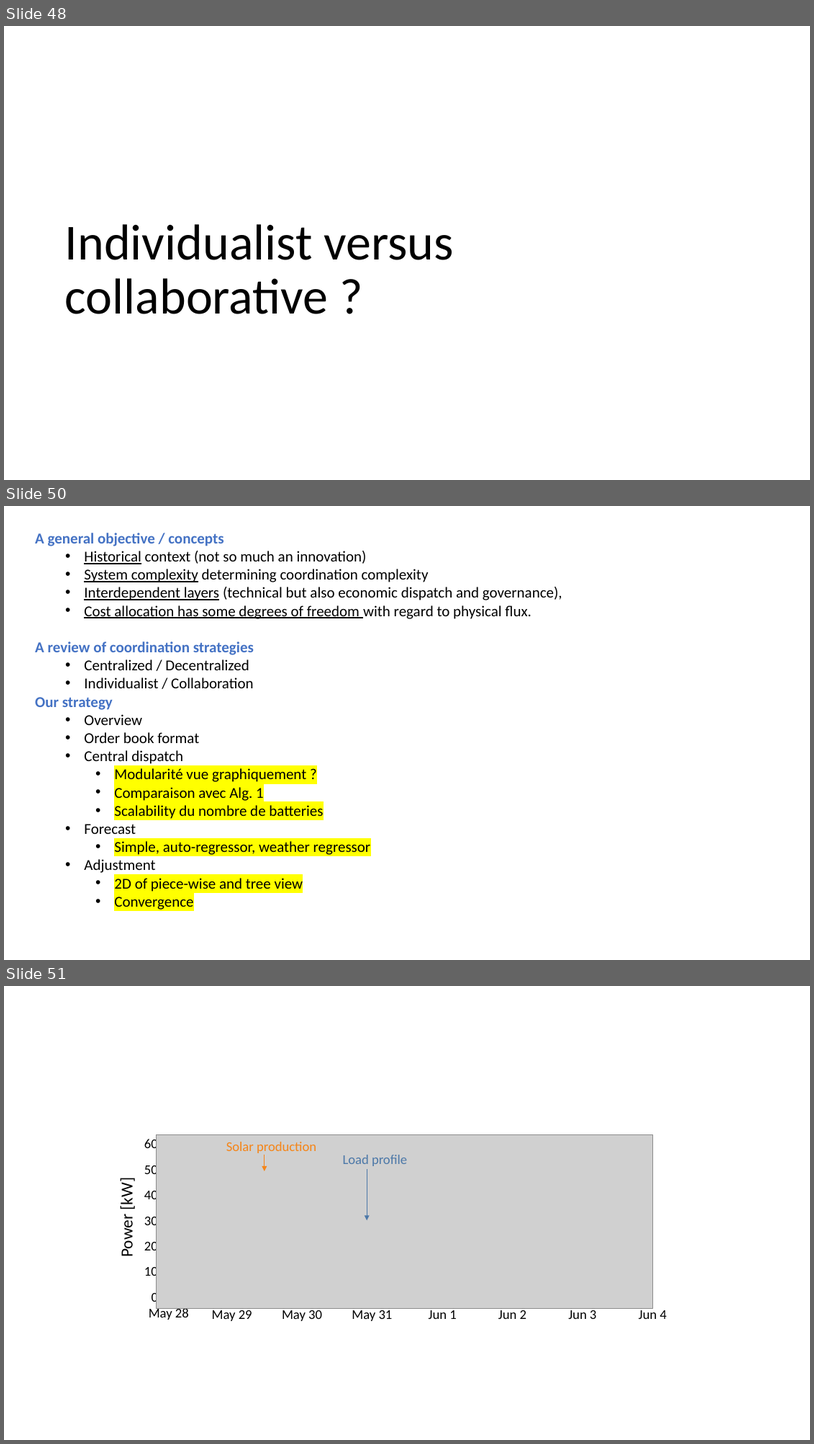
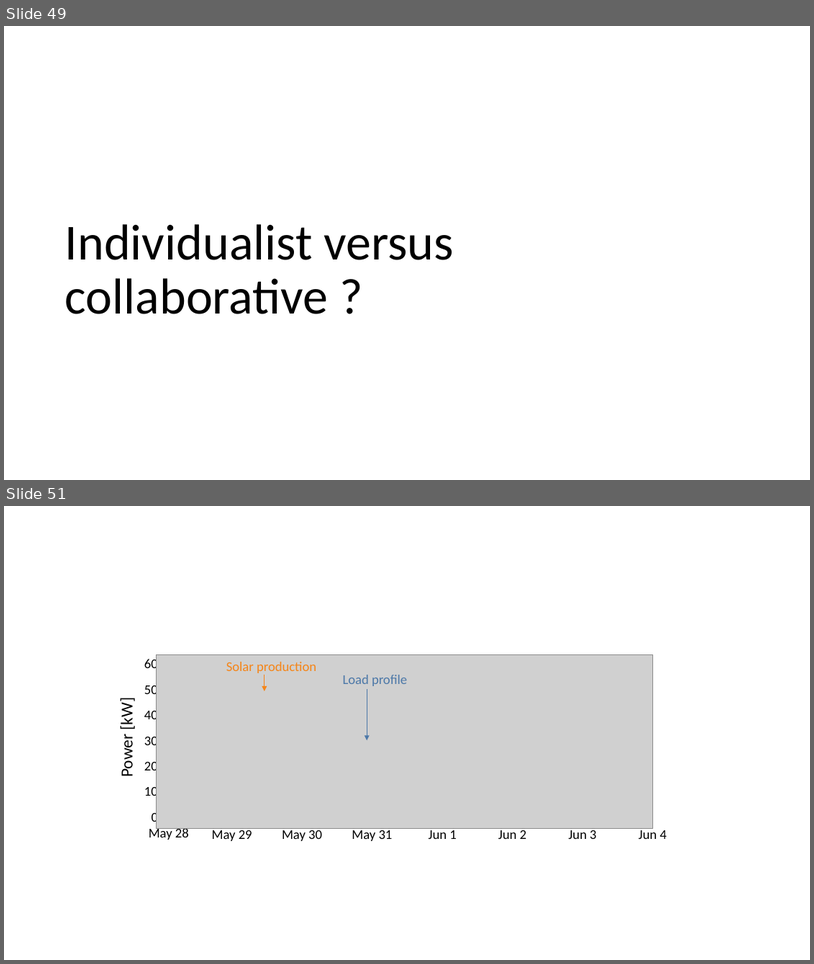
Before and after one commit to Jonathan56/supplementary_thesis, a slide deck: figures.pptx. Shown one above the other, each under a label of ours: slides 48, 50 and 51 before the commit, slides 49 and 51 after it; the slides between them are not shown. The pictures are 814x1444 and 814x964 pixels, drawn with LibreOffice and Linux fonts; fonts in the diff are those of the drawing; grey boxes stand for pictures. Boxes give left, top, right and bottom in pixels: in the first picture for what was removed or moved away, otherwise in the second. Text is boxed around its words. In the diff, an @@ line names an element or a change of style, - is before the commit and + after.

```diff
--- a/figures.pptx
+++ b/figures.pptx
@@ slide 50 removed at (x1=4, y1=506, x2=810, y2=960), background #FFFFFF @@
@@ text removed at (x1=35, y1=533, x2=563, y2=909) @@
-A general objective / concepts
-  • Historical context (not so much an innovation)
-  • System complexity determining coordination complexity
-  • Interdependent layers (technical but also economic dispatch and governance),
-  • Cost allocation has some degrees of freedom with regard to physical flux.
-A review of coordination strategies
-  • Centralized / Decentralized
-  • Individualist / Collaboration
-Our strategy
-  • Overview
-  • Order book format
-  • Central dispatch
-    • Modularité vue graphiquement ?
-    • Comparaison avec Alg. 1
-    • Scalability du nombre de batteries
-  • Forecast
-    • Simple, auto-regressor, weather regressor
-  • Adjustment
-    • 2D of piece-wise and tree view
-    • Convergence
@@ what was slide 48 is now slide 49 @@
```
Also in this commit, not shown: 10 slides changed, 13 slides added, 5 other slides removed, 19 other files.
